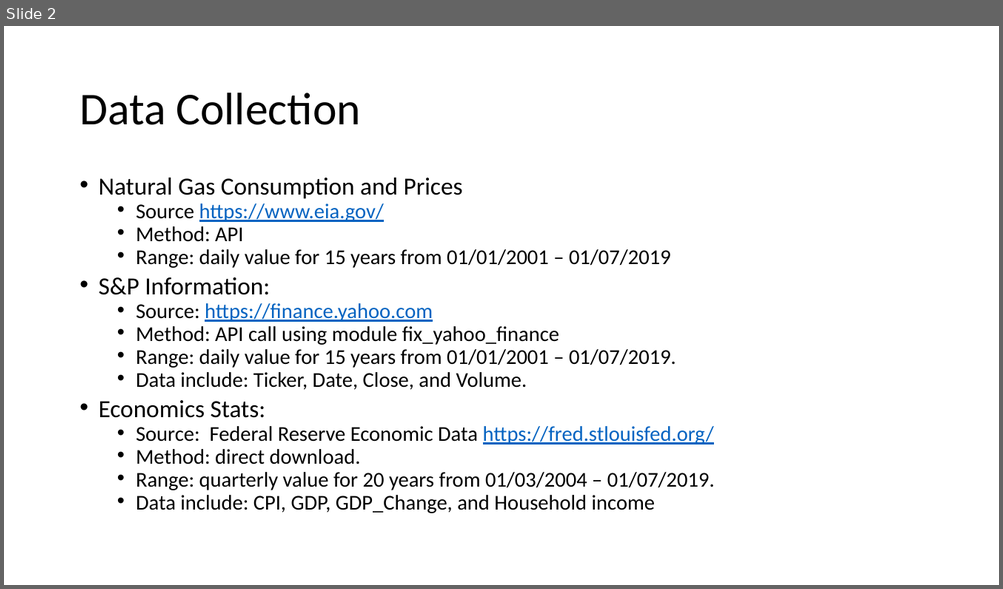
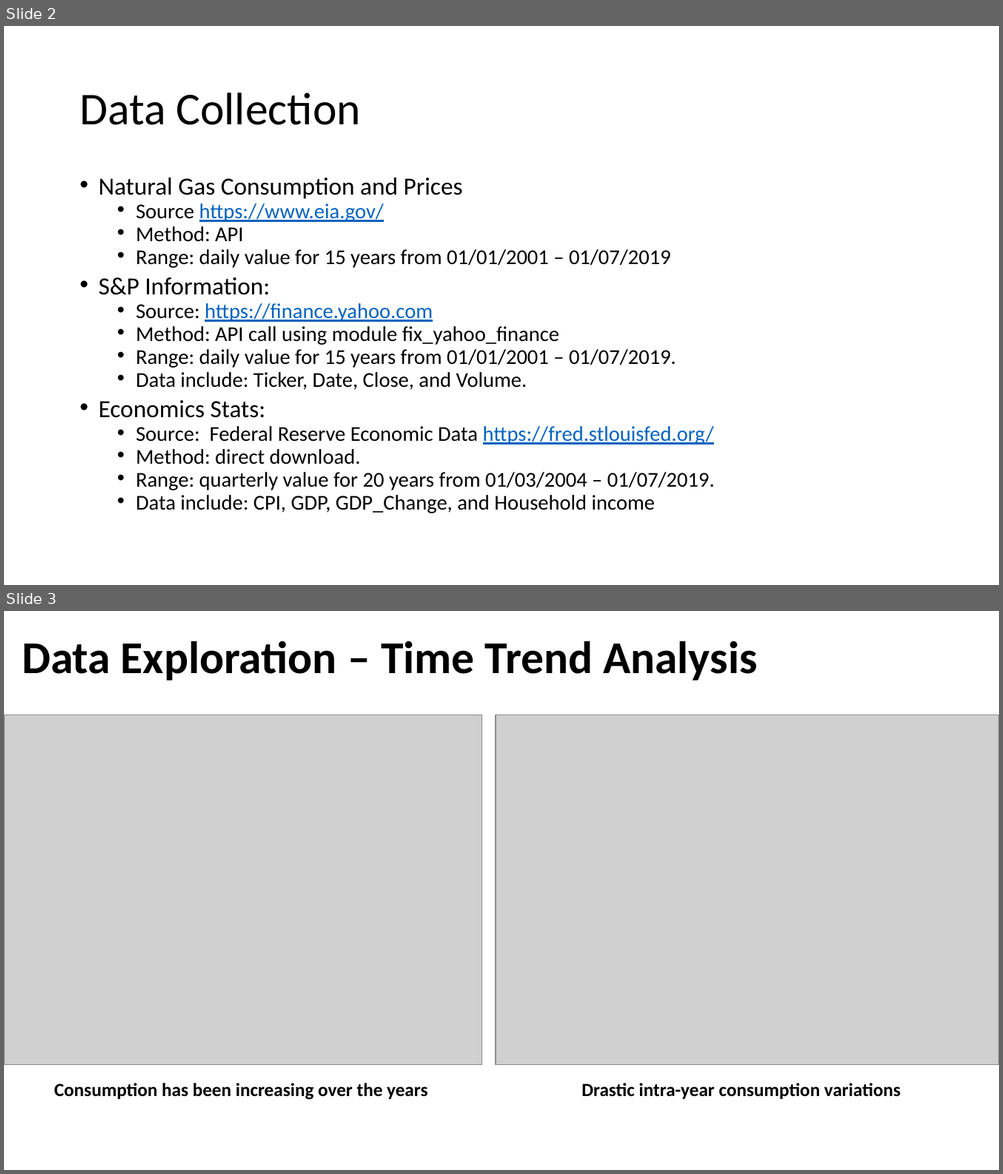
Before and after one commit to jwaliaga/NatGasDemandForcast, a slide deck: Docs/Methodology Presentation.pptx. Shown one above the other, each under a label of ours: slide 2 before the commit, slides 2 and 3 after it. The pictures are 1003x589 and 1003x1174 pixels, drawn with LibreOffice and Linux fonts; fonts in the diff are those of the drawing; grey boxes stand for pictures. Boxes give left, top, right and bottom in pixels: in the first picture for what was removed or moved away, otherwise in the second. Text is boxed around its words. In the diff, an @@ line names an element or a change of style, - is before the commit and + after.

```diff
--- a/Docs/Methodology Presentation.pptx
+++ b/Docs/Methodology Presentation.pptx
@@ slide 3 added at (4,611,999,1170), background #FFFFFF @@
@@ title added at (22,641,757,681), 44 pt, text #000000, bold @@
+Data Exploration – Time Trend Analysis
@@ picture added at (4,715,481,1065) @@
@@ picture added at (495,715,999,1065) @@
@@ text added at (54,1083,427,1100), 18 pt, text #000000, bold @@
+Consumption has been increasing over the years
@@ text added at (581,1083,900,1099), 18 pt, text #000000, bold @@
+Drastic intra-year consumption variations
```
Also in this commit, not shown: 1 slide changed, 5 other slides added, 1 slide removed, 32 other files.
